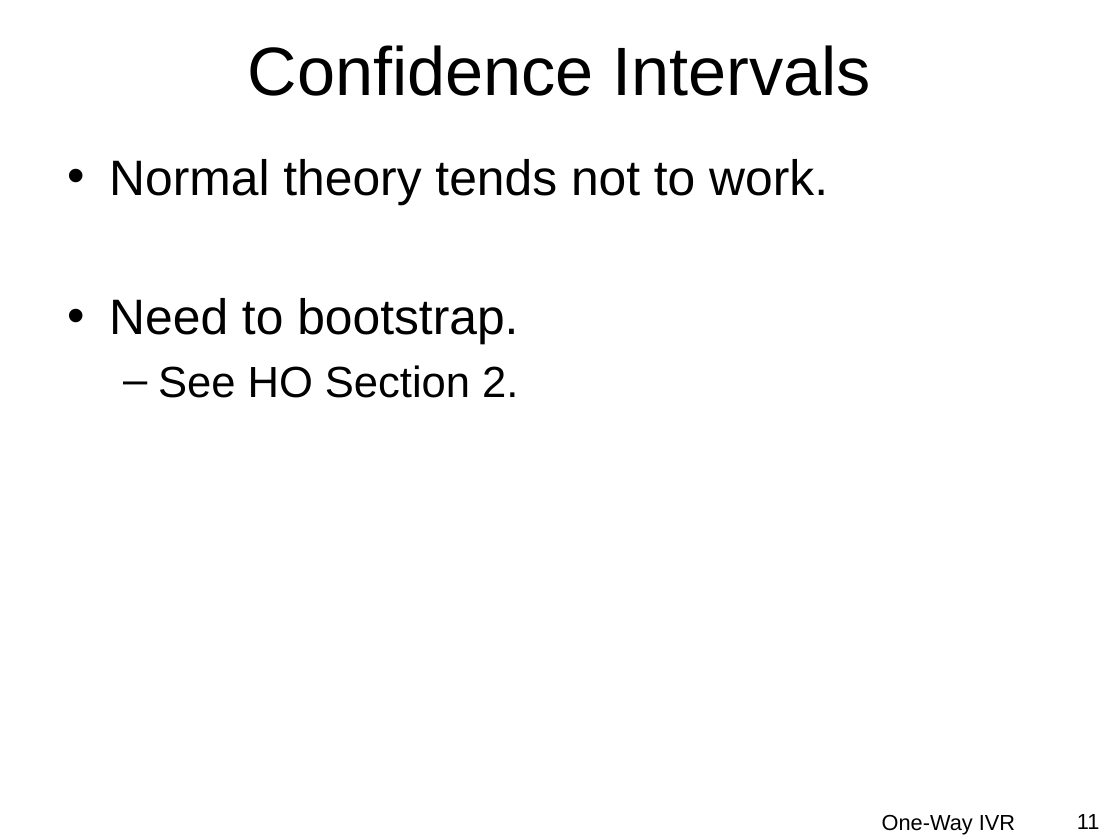
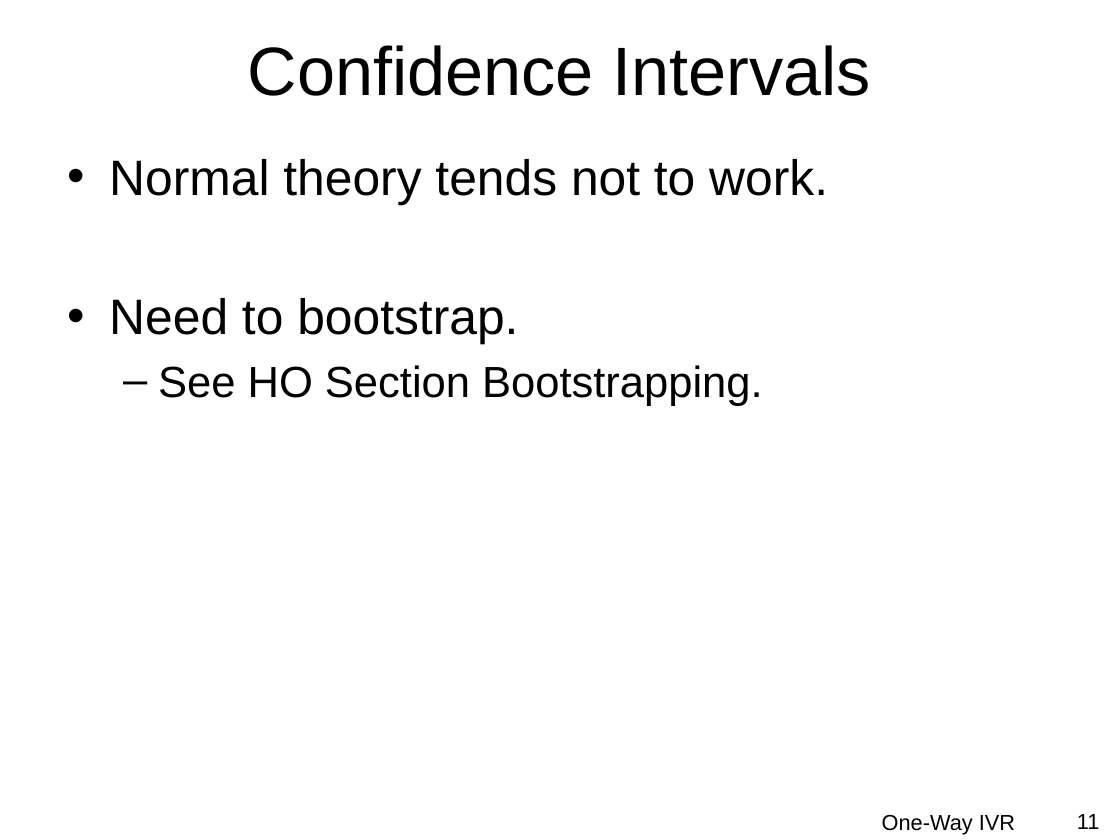
Before and after one commit to droglenc/NCMTH207, a slide deck: slide 11 of modules/LogisticRegression/PPT.pptx. Drawn at 1120x840 pixels with LibreOffice and Linux fonts; fonts in the diff are those of the drawing; background and template pictures are left out. Boxes give left, top, right and bottom in pixels: in the first picture for what was removed or moved away, otherwise in the second. Text is boxed around its words. In the diff, an @@ line names an element or a change of style, - is before the commit and + after.

```diff
--- a/modules/LogisticRegression/PPT.pptx
+++ b/modules/LogisticRegression/PPT.pptx
@@ text at bbox=[158, 365, 763, 406]: text changed @@
-  – See HO Section 2.
+  – See HO Section Bootstrapping.
```
Also in this commit, not shown: 7 other slides changed, 12 other files.
